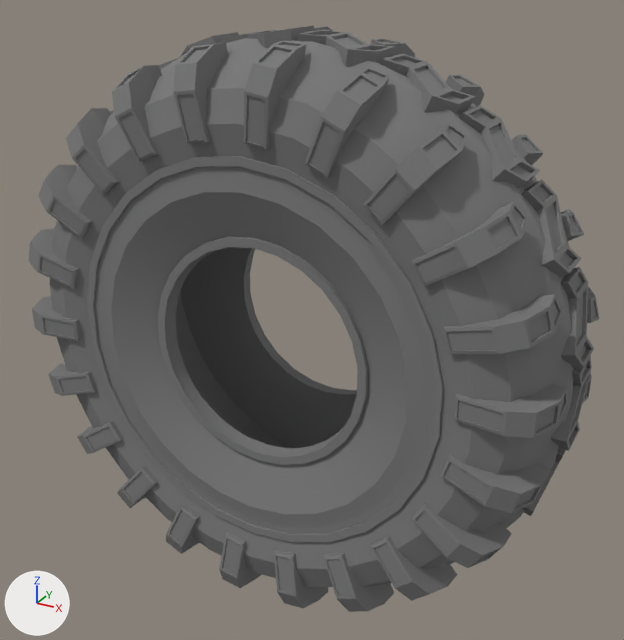
Before and after pictures for a commit that changed the OBJ model models/car/tire.obj.
One viewpoint serves both versions: a 50 mm lens placed at (1.453, -2.522, 1.302), pointed at (0.052, 0.024, 0.029). The lights are fixed; the arrows at lower left show +X, +Y and +Z. Where no turn or scale is listed for an object, it has been applied to the vertices.

Names of what the first picture shows: 'tire'.
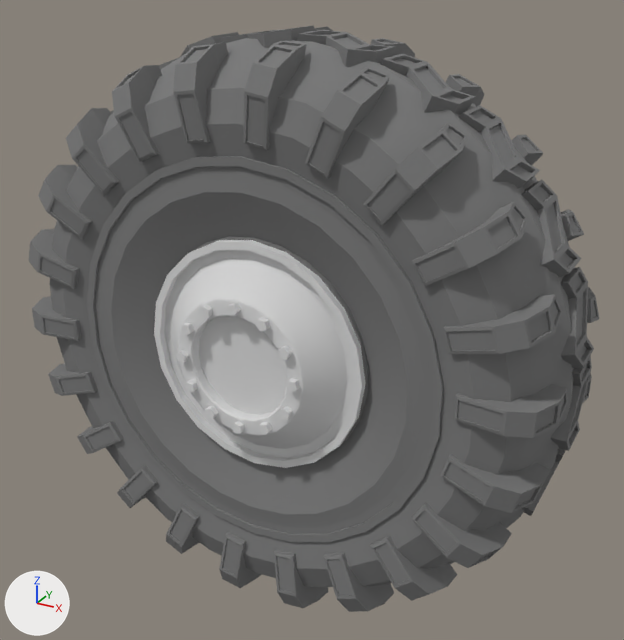
Location of each change, [x1, y1, x2, y2] in pixels of the pictures (624 x 640 px):
part 1 of me_tire, added: after [154, 240, 366, 468]

The edits, one by one:
Material 'phong3SG' (mat_phong3sg) is new.
Its base color is (0.71, 0.71, 0.71) (light grey #dbdbdb).
Its roughness is 0.857.
me_tire is used by ob_tire; location (0.0, 0.0, 0.0).
me_tire had 3922 vertices, 3734 faces and spanned x -1.04..1.04, y -0.38..0.38, z -1.05..1.05.
me_tire now has 4276 vertices, 4094 faces and spans x -1.04..1.04, y -0.41..0.38, z -1.05..1.05.
me_tire part 1: 354 vertices added at x -0.42..0.42, y -0.41..0.31, z -0.42..0.42.
me_tire now uses material mat_phong3sg (light grey #dbdbdb).
